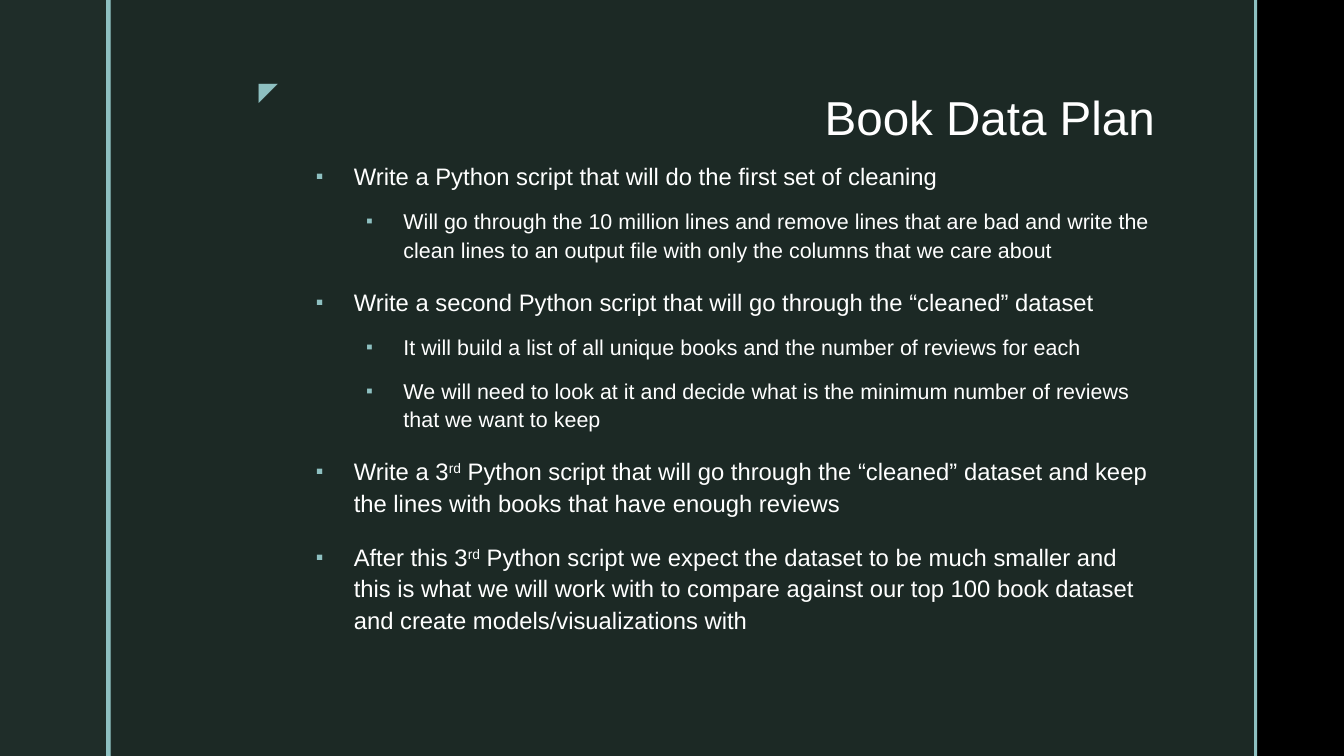
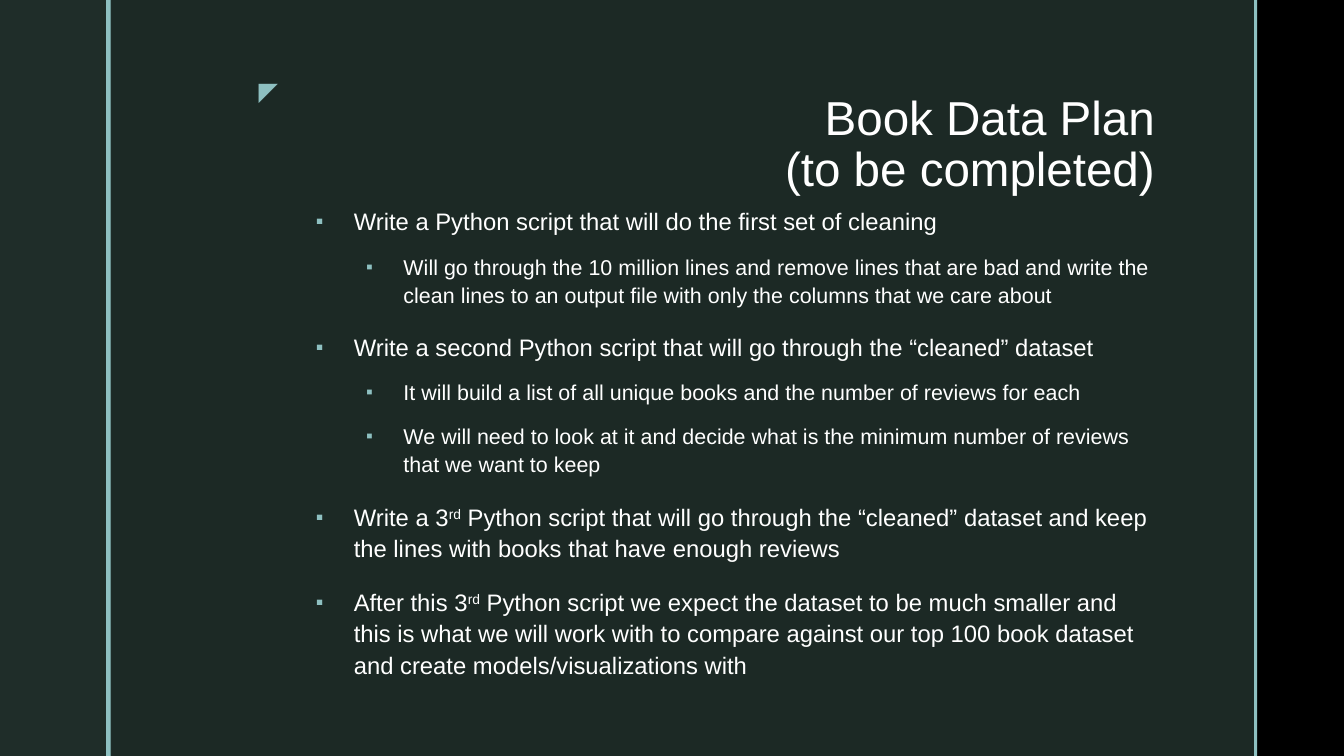
Before and after one commit to TKarlovitzDrexel/DSCI591_ACRSent, a slide deck: slide 5 of PitchPresentationACRSent.pptx (slide 4 before the commit). Drawn at 1344x756 pixels with LibreOffice and Linux fonts; fonts in the diff are those of the drawing; background and template pictures are left out. Boxes give left, top, right and bottom in pixels: in the first picture for what was removed or moved away, otherwise in the second. Text is boxed around its words. In the diff, an @@ line names an element or a change of style, - is before the commit and + after.

Commit message:
Updates to book data for pitch presentation
Started the background information

```diff
--- a/PitchPresentationACRSent.pptx
+++ b/PitchPresentationACRSent.pptx
@@ title at (785,100,1155,196): text changed @@
-Book Data Plan
+Book Data Plan
+(to be completed)
@@ text "Write a Python script that ...": place and size @@
-text "Write a Python script that ..." at (354,167,1149,630)
+text "Write a Python script that ..." at (354,212,1149,675)
```
Also in this commit, not shown: 3 other slides changed, 2 slides added.
